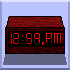
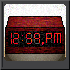
Layers edited between the first and the second 70×70 image:
added layer "pic" above "pic_grad copy" over left=0, top=0, right=70, bottom=70
added layer "pic_grad copy" (soft light) above "shadow" over left=0, top=0, right=70, bottom=70
painted on "Background" over left=0, top=0, right=70, bottom=70
